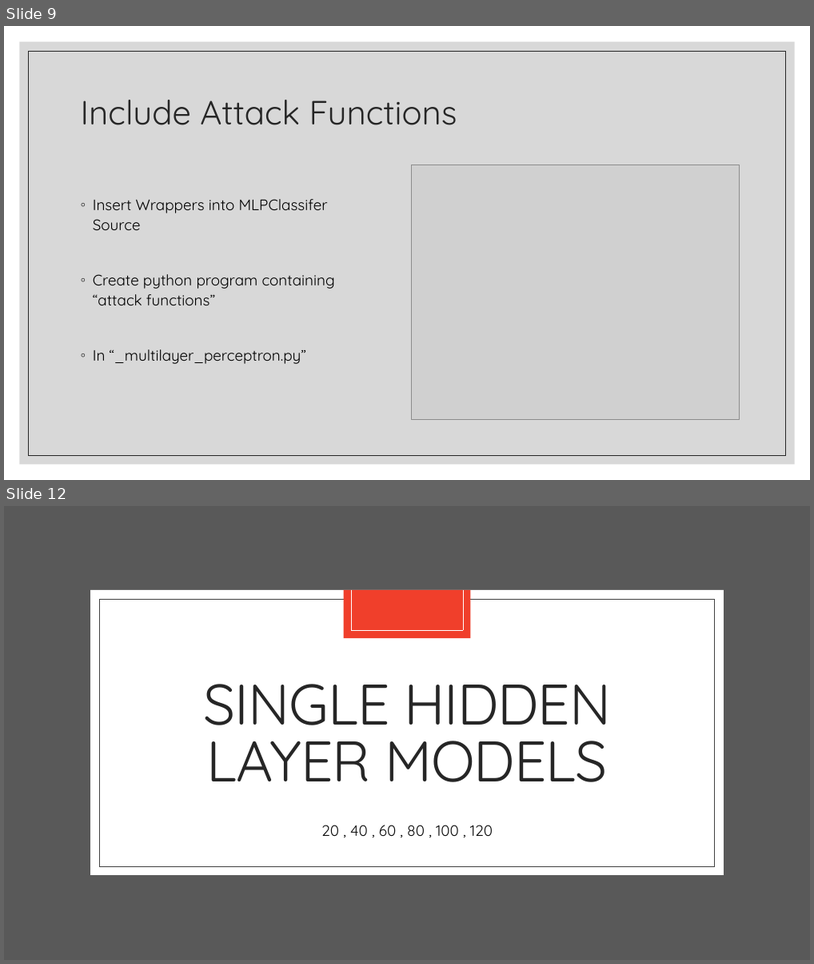
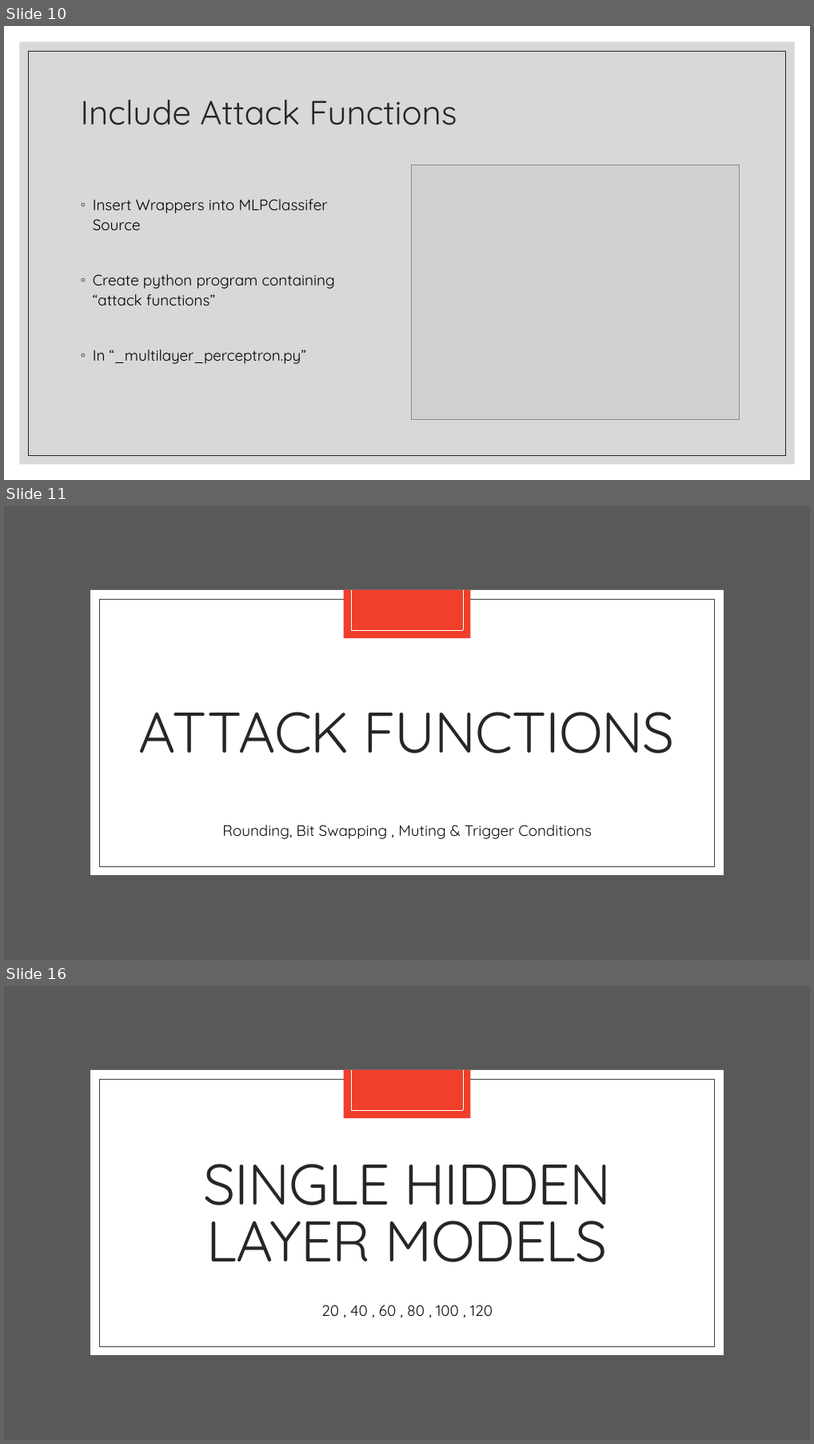
Before and after one commit to landonbuell/Convolutional-Neural-Networks, a slide deck: Presentations/09_04_2020/Modeling Attack Functions.pptx. Shown one above the other, each under a label of ours: slides 9 and 12 before the commit, slides 10, 11 and 16 after it; the slides between them are not shown. The pictures are 814x964 and 814x1444 pixels, drawn with LibreOffice and Linux fonts; fonts in the diff are those of the drawing; grey boxes stand for pictures. Boxes give left, top, right and bottom in pixels: in the first picture for what was removed or moved away, otherwise in the second. Text is boxed around its words. In the diff, an @@ line names an element or a change of style, - is before the commit and + after.

Commit message:
10 April 2020
- Modified ATTACK to include binary trigger condition
- Running program for round to 0 w/ 50/50 external trigger
- Need to create & impliment analysis script
- Modifying powerpoint for 4/13

```diff
--- a/Presentations/09_04_2020/Modeling Attack Functions.pptx
+++ b/Presentations/09_04_2020/Modeling Attack Functions.pptx
@@ slide 11 added at [4, 506, 810, 960], background #FFFFFF; not listed: 7 template elements that a slide beside it also shows @@
@@ title added at [139, 712, 675, 753], 68 pt, text #262626 @@
+ATTACK FUNCTIONS
@@ text added at [222, 824, 591, 839], 18 pt, text #0D0D0D @@
+Rounding, Bit Swapping , Muting & Trigger Conditions
@@ what was slide 9 is now slide 10 @@
@@ what was slide 12 is now slide 16 @@
```
Also in this commit, not shown: 1 slide changed, 5 other slides added, 1 slide removed, 5 other files.
